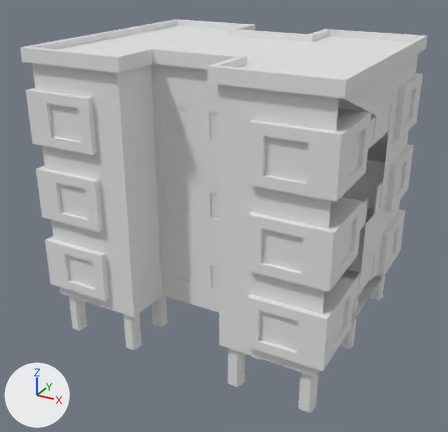
What one commit did to the FBX model Assets/SimplePoly World/Models/Urban/Buildings/SPW_Urban_Bldg_Apartment_02.fbx.
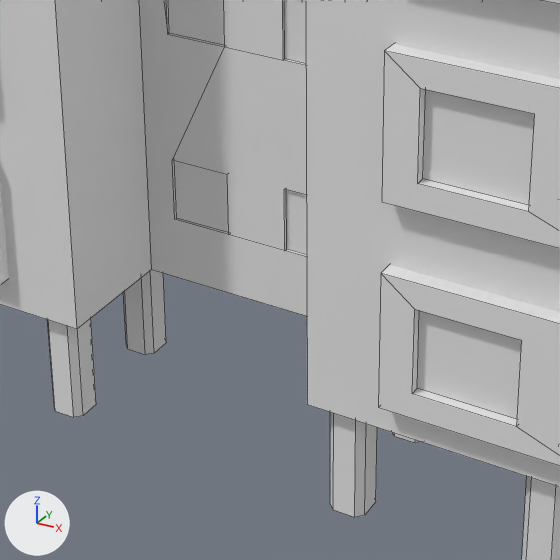
Old and new are each drawn whole from a 50 mm camera at (21.1, -40.1, 28.7) aimed at (-0.3, -1.2, 9.2) and again close up on the part from 24% to 70% of the width and 45% to 93% of the height. Every picture has the same lights, and +X, +Y and +Z are marked at lower left. The close-ups show mesh edges as thin lines. Where no turn or scale is listed for an object, it has been applied to the vertices.

The first close-up shows 'SPW_Urban_Bldg_Apartment_02'.
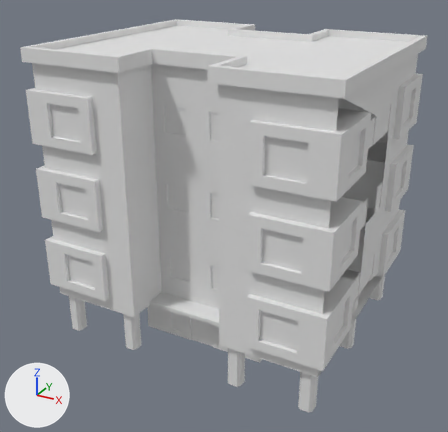
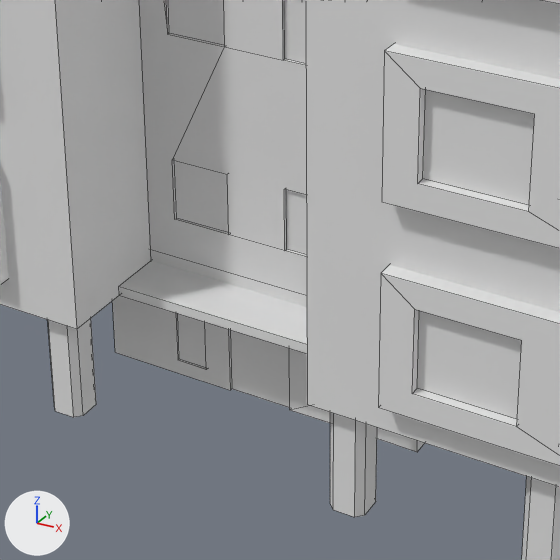
The change, as a diff of the scene's bpy script:
```diff
--- a/Assets/SimplePoly World/Models/Urban/Buildings/SPW_Urban_Bldg_Apartment_02.fbx.py
+++ b/Assets/SimplePoly World/Models/Urban/Buildings/SPW_Urban_Bldg_Apartment_02.fbx.py
@@ me_cylinder_002 @@
 # used by ob_spw_urban_bldg_apartment_02; location = (0.0, 0.0, 0.0)
-me_cylinder_002.from_pydata(...)  # 776 vertices, 546 faces; spans x -11.2..11.3, y -9.5..9.5, z 0.0..22.3
+me_cylinder_002.from_pydata(...)  # 777 vertices, 550 faces; spans x -11.2..11.3, y -9.5..9.5, z 0.0..22.3
+# me_cylinder_002 part 1: a new loose piece, a box spanning x -3.6..3.6, y -7.0..7.0, z 3.33..3.63, in mat_spw_urban_bldg_apartment (white #e7e7e7)
+# me_cylinder_002 part 2: a new loose piece of 57 vertices spanning x -5.1..5.0, y -5.4..5.4, z 0.0..4.0, in mat_spw_urban_bldg_apartment (white #e7e7e7)
+# me_cylinder_002 part 3: the loose piece of 16 vertices spanning x -5.0..-4.0, y -5.0..-4.0, z 0.0..4.3 is deleted
+# me_cylinder_002 part 4: the loose piece of 16 vertices spanning x 4.0..5.0, y -5.0..-4.0, z 0.0..4.3 is deleted
 me_cylinder_002.materials.append(mat_spw_urban_bldg_apartment)
```

Location of each change, [x1, y1, x2, y2] in pixels of the close-ups (560 x 560 px):
part 1 of me_cylinder_002, added
    after: [119, 261, 307, 354]
part 2 of me_cylinder_002, added
    after: [112, 295, 424, 452]
part 3 of me_cylinder_002, deleted
    before: [123, 270, 166, 355]
part 4 of me_cylinder_002, deleted
    before: [393, 433, 420, 443]
